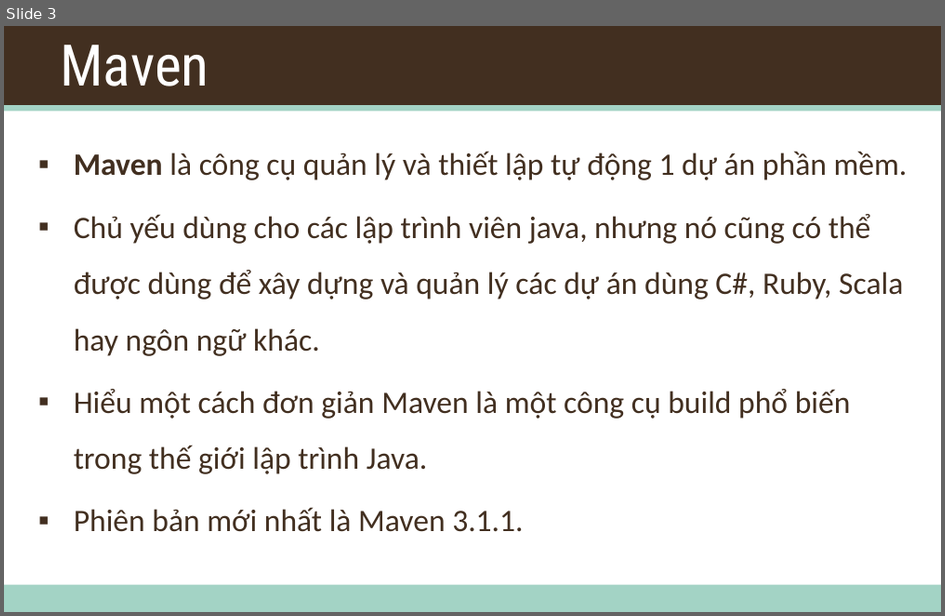
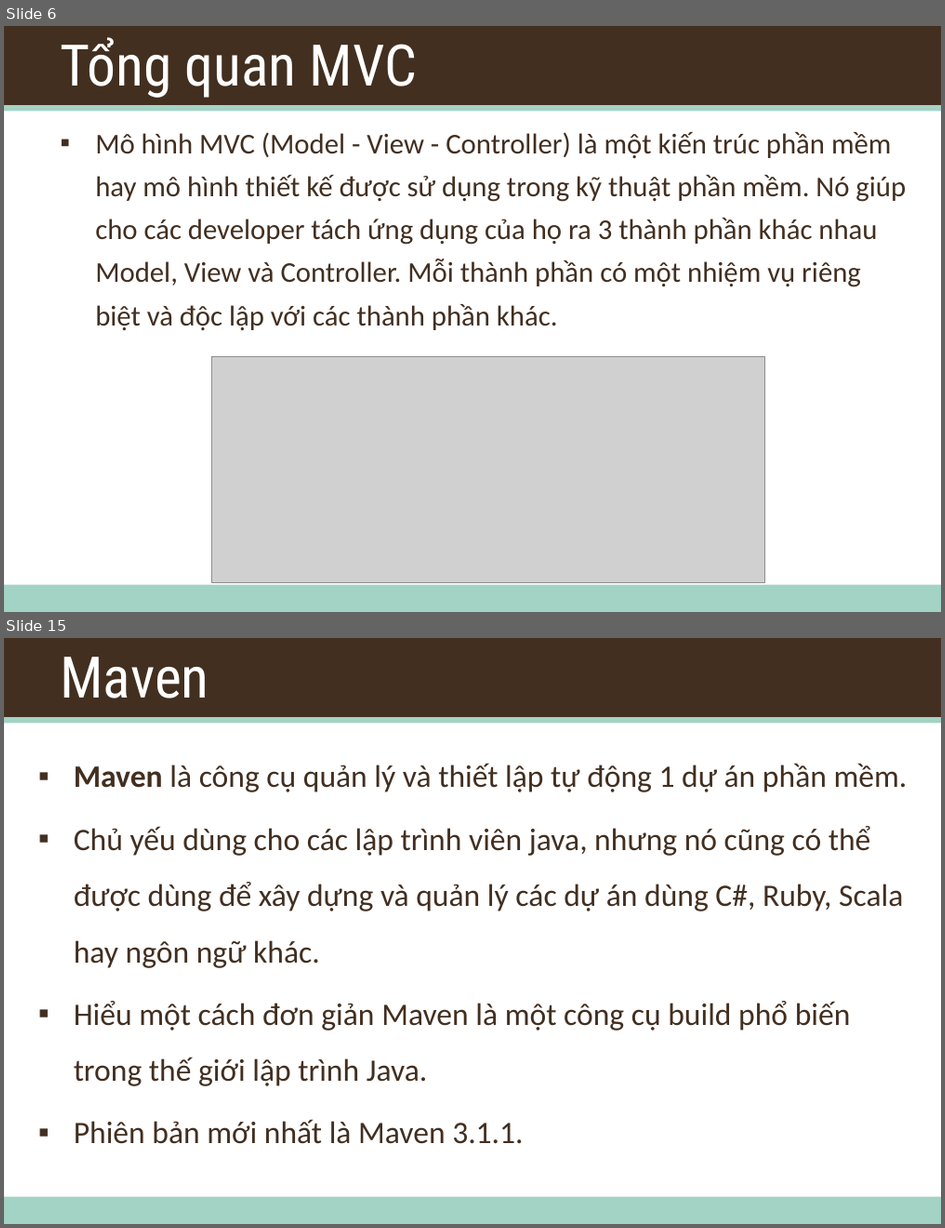
Before and after one commit to daotk/cap-deadline, a slide deck: Training/Training.pptx. Shown one above the other, each under a label of ours: slide 3 before the commit, slides 6 and 15 after it; the slides between them are not shown. The pictures are 945x616 and 945x1228 pixels, drawn with LibreOffice and Linux fonts; fonts in the diff are those of the drawing; grey boxes stand for pictures; background and template pictures are left out. Boxes give left, top, right and bottom in pixels: in the first picture for what was removed or moved away, otherwise in the second. Text is boxed around its words. In the diff, an @@ line names an element or a change of style, - is before the commit and + after.

```diff
--- a/Training/Training.pptx
+++ b/Training/Training.pptx
@@ slide 6 added at <box>4,26,941,612</box>, background #FFFFFF; not listed: 3 template elements that a slide beside it also shows @@
@@ title added at <box>60,37,418,98</box>, 44 pt, text #FFFFFF @@
+Tổng quan MVC
@@ text added at <box>95,132,906,331</box>, 22 pt, text #422F20 @@
+▪ Mô hình MVC (Model - View - Controller) là một kiến trúc phần mềm hay mô hình thiết kế được sử dụng trong kỹ thuật phần mềm. Nó giúp cho các developer tách ứng dụng của họ ra 3 thành phần khác nhau Model, View và Controller. Mỗi thành phần có một nhiệm vụ riêng biệt và độc lập với các thành phần khác.
@@ picture added at <box>212,356,765,582</box> @@
@@ what was slide 3 is now slide 15 @@
```
Also in this commit, not shown: 1 slide changed, 12 other slides added, 1 slide removed.
